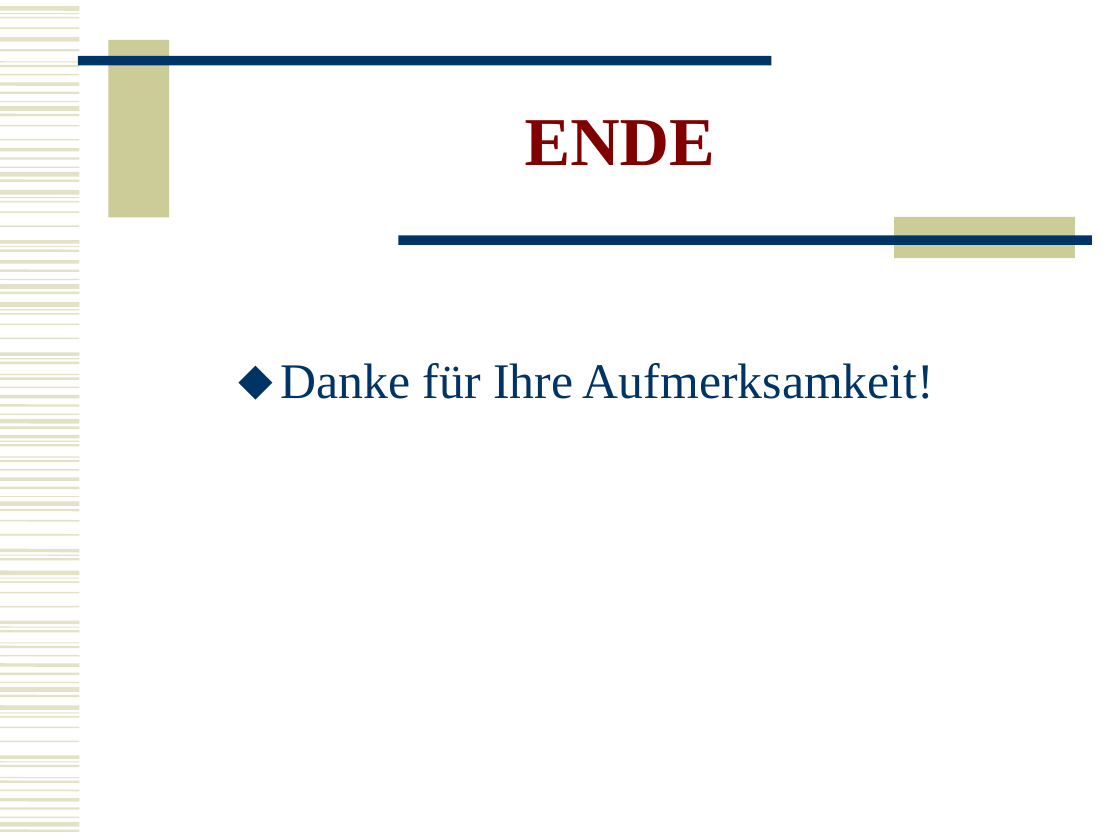
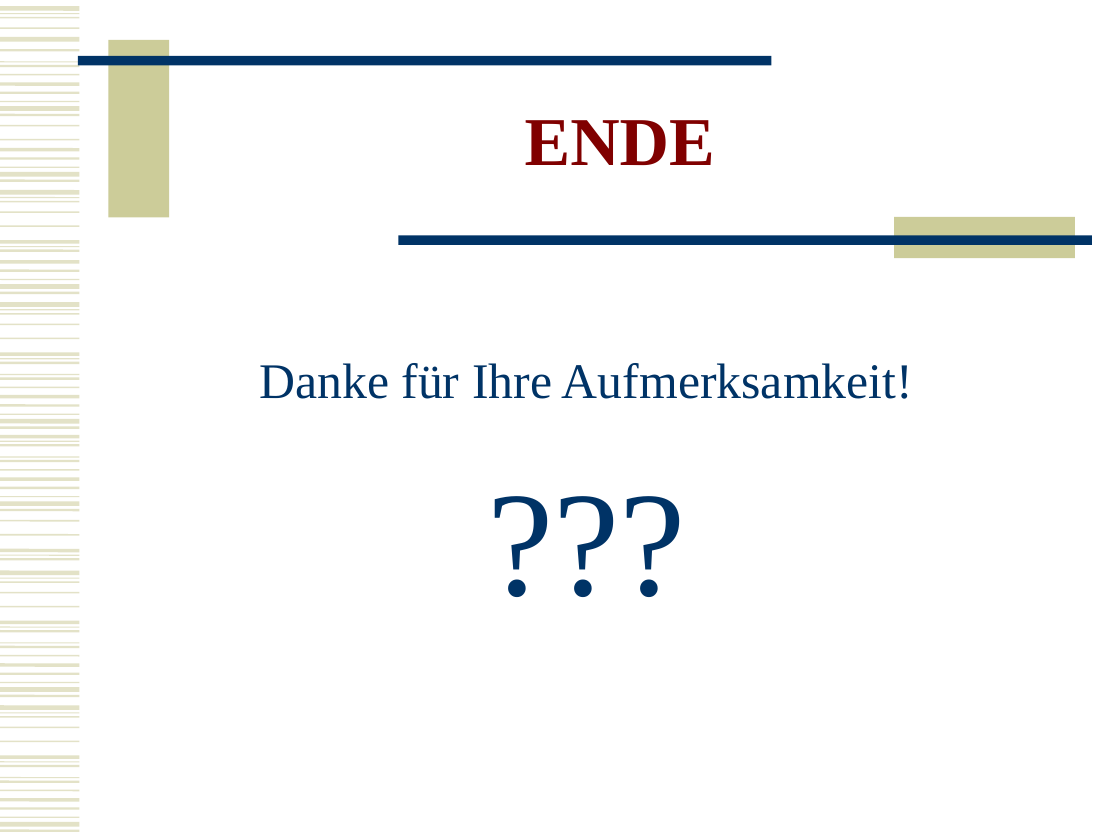
Before and after one commit to BackupTheBerlios/mesh2nexus-svn, a slide deck: slide 20 of documents/folien/MeshNew.ppt (slide 30 before the commit). Drawn at 1120x840 pixels with LibreOffice and Linux fonts; fonts in the diff are those of the drawing. Boxes give left, top, right and bottom in pixels: in the first picture for what was removed or moved away, otherwise in the second. Text is boxed around its words. In the diff, an @@ line names an element or a change of style, - is before the commit and + after.

```diff
--- a/documents/folien/MeshNew.ppt
+++ b/documents/folien/MeshNew.ppt
@@ text at <box>259,363,913,399</box>: paragraph added @@
+???
@@ text at <box>259,363,913,399</box>: bullet ⬥ to none @@
```
Also in this commit, not shown: 2 other slides changed, 3 slides added, 6 slides removed.
